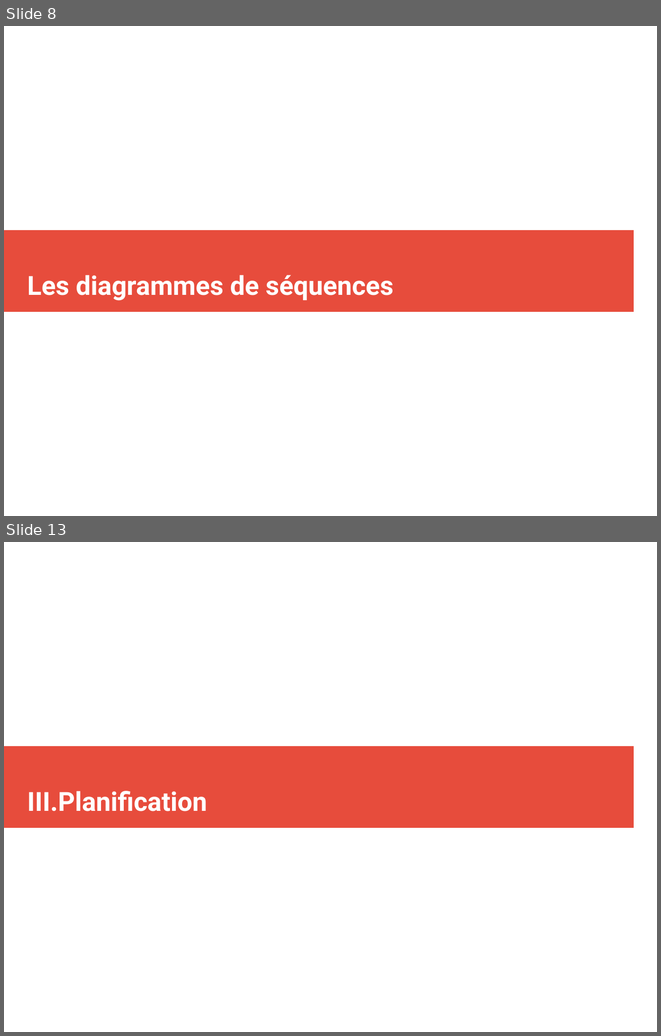
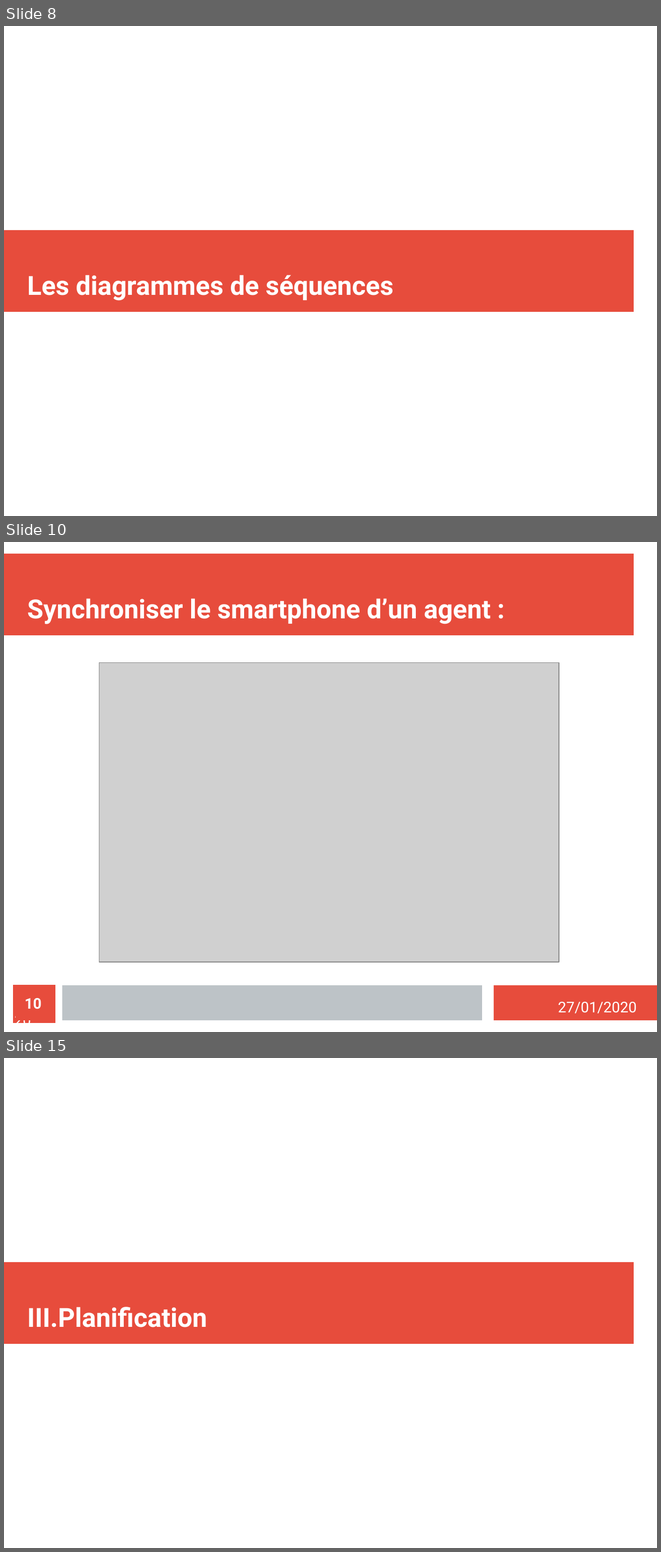
Before and after one commit to MezeretteBrice/Projet_Ronde, a slide deck: SOUTENANCE/Revue1/Revue1_HUREAU.odp. Shown one above the other, each under a label of ours: slides 8 and 13 before the commit, slides 8, 10 and 15 after it; the slides between them are not shown. The pictures are 661x1036 and 661x1552 pixels, drawn with LibreOffice and Linux fonts; fonts in the diff are those of the drawing; grey boxes stand for pictures. Boxes give left, top, right and bottom in pixels: in the first picture for what was removed or moved away, otherwise in the second. Text is boxed around its words. In the diff, an @@ line names an element or a change of style, - is before the commit and + after.

```diff
--- a/SOUTENANCE/Revue1/Revue1_HUREAU.odp
+++ b/SOUTENANCE/Revue1/Revue1_HUREAU.odp
@@ slide 10 added at [4,542,657,1032], background #FFFFFF @@
@@ rectangle added at [4,554,634,636], fill #E74C3C @@
@@ title added at [27,598,491,624], 32 pt, text #FFFFFF, bold @@
+Synchroniser le smartphone d’un agent :
@@ picture added at [99,663,559,962] @@
@@ rectangle added at [14,985,55,1023], fill #E74C3C, outline #E74C3C 0 pt @@
@@ rectangle added at [62,985,482,1020], fill #BDC3C7 @@
@@ rectangle added at [494,985,657,1020], fill #E74C3C @@
@@ page number added at [15,998,42,1029], 18 pt, text #FFFFFF @@
+10 / 20
@@ page number added at [15,998,31,1008], 18 pt, text #FFFFFF, bold @@
+10
@@ text added at [28,998,51,1009], 18 pt, text #FFFFFF @@
+/20
@@ text added at [558,1002,637,1013], 18 pt, text #FFFFFF @@
+27/01/2020
@@ what was slide 13 is now slide 15 @@
```
Also in this commit, not shown: 12 slides changed, 1 other slide added, 1 other file.
